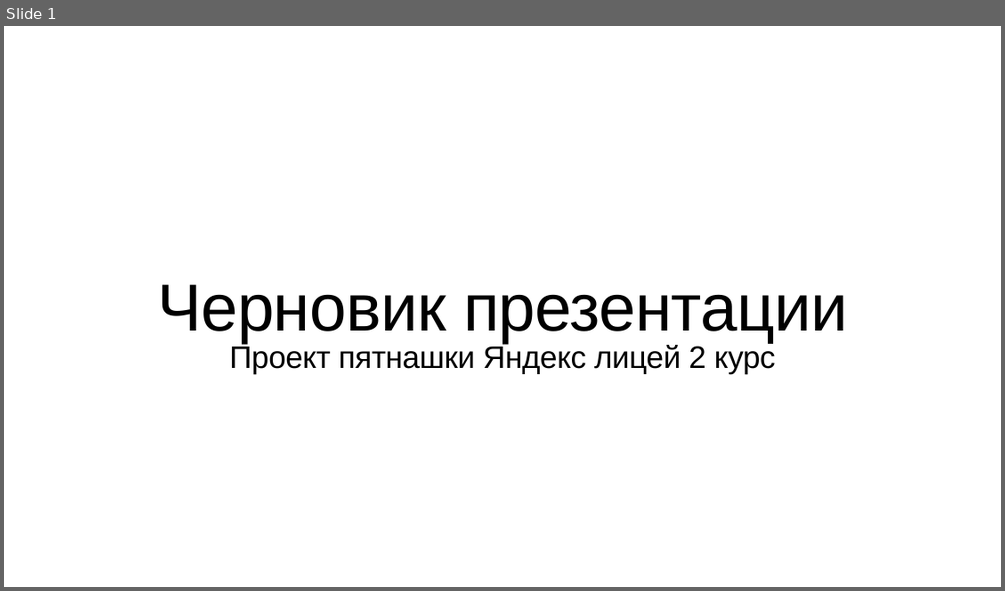
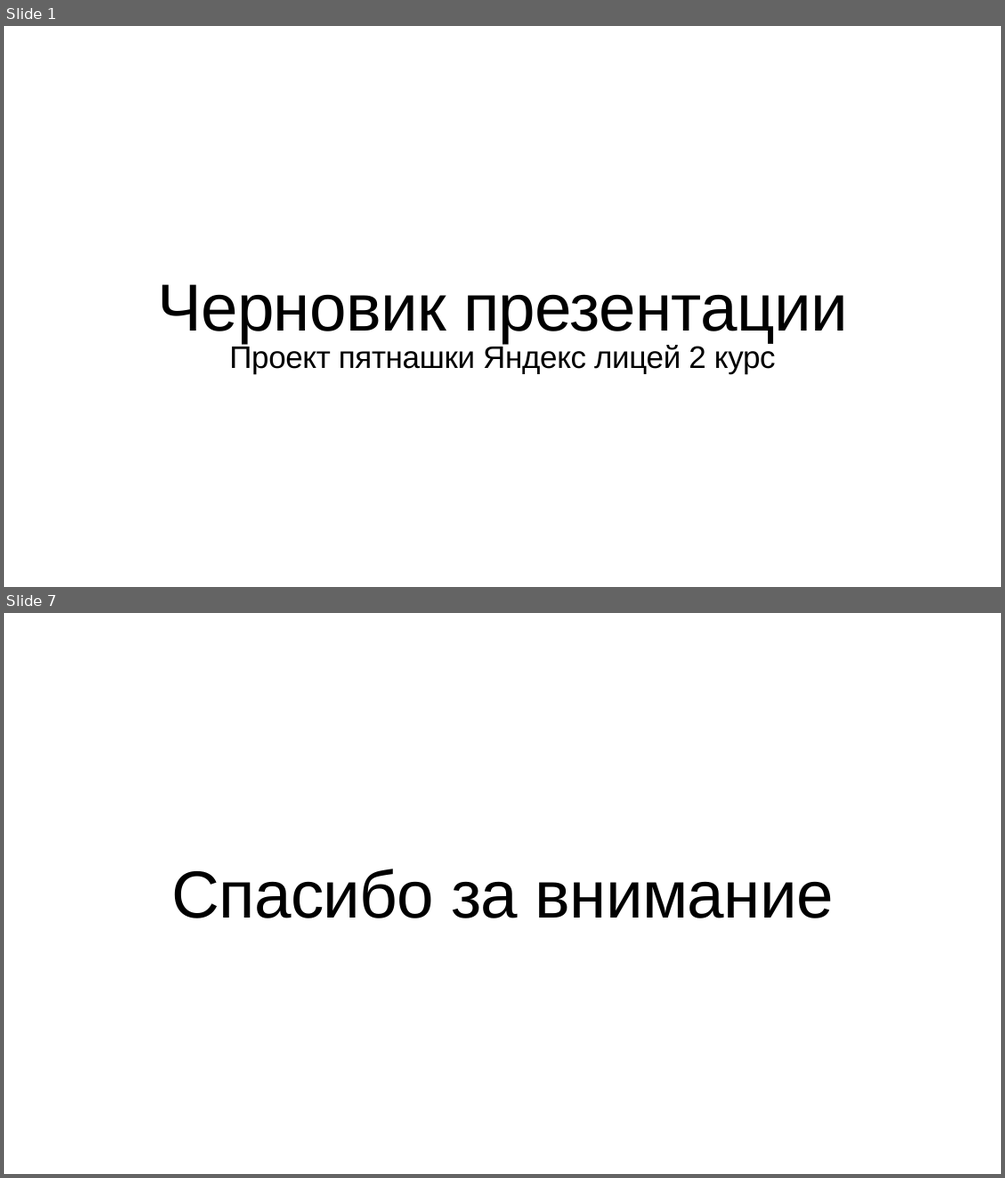
Before and after one commit to sevaphasol/15Puzzle, a slide deck: Презентация.pptx. Shown one above the other, each under a label of ours: slide 1 before the commit, slides 1 and 7 after it; the slides between them are not shown. The pictures are 1005x591 and 1005x1178 pixels, drawn with LibreOffice and Linux fonts; fonts in the diff are those of the drawing. Boxes give left, top, right and bottom in pixels: in the first picture for what was removed or moved away, otherwise in the second. Text is boxed around its words. In the diff, an @@ line names an element or a change of style, - is before the commit and + after.

```diff
--- a/Презентация.pptx
+++ b/Презентация.pptx
@@ slide 7 added at (x1=4, y1=613, x2=1001, y2=1174), background #FFFFFF @@
@@ title added at (x1=171, y1=868, x2=833, y2=918), 128 pt, text #000000 @@
+Спасибо за внимание
```
Also in this commit, not shown: 5 other slides added, 1 other file.
